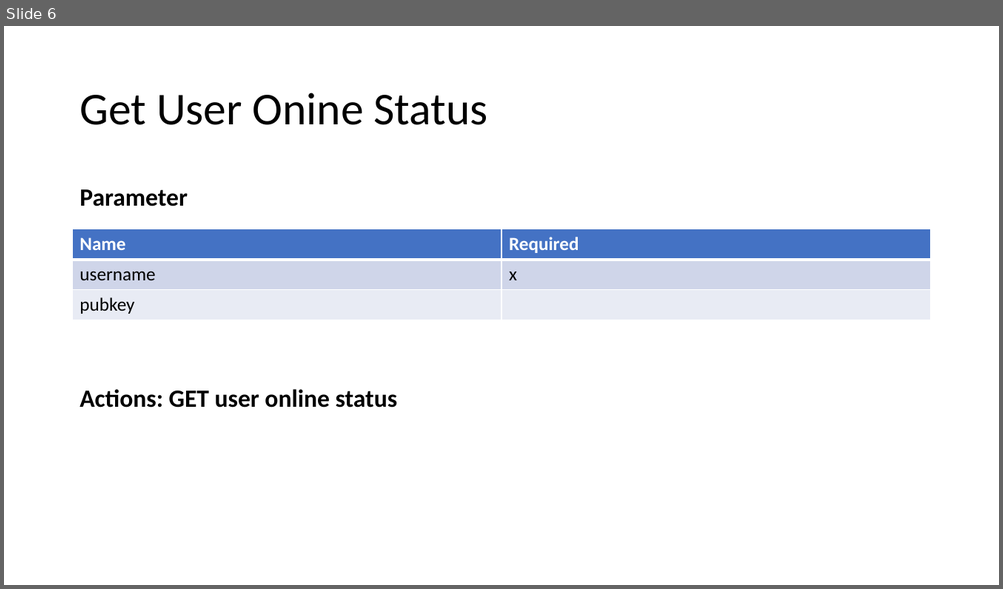
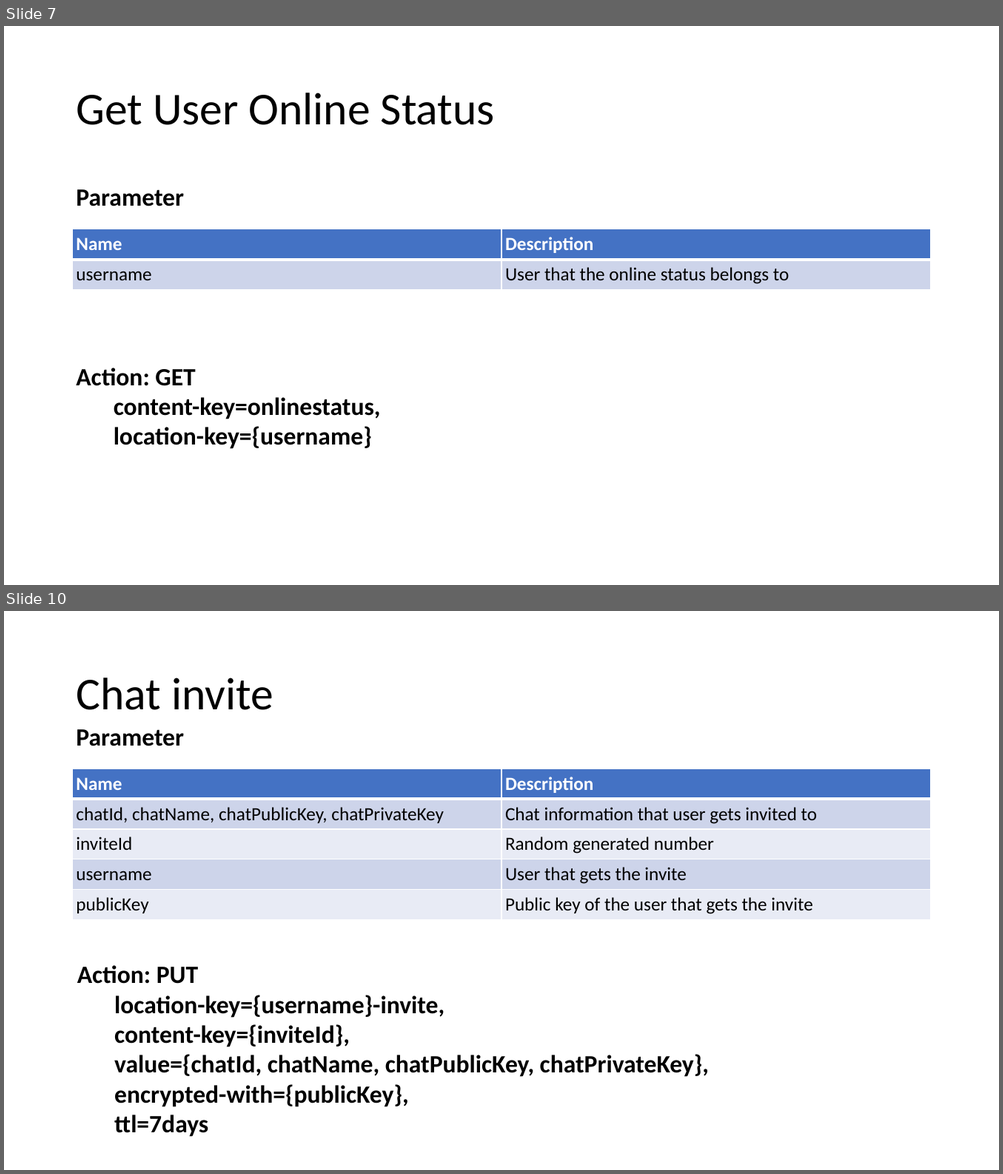
Before and after one commit to lexli8888/DSA-chat, a slide deck: presentation/Challenge Task HS 2018.pptx. Shown one above the other, each under a label of ours: slide 6 before the commit, slides 7 and 10 after it; the slides between them are not shown. The pictures are 1003x589 and 1003x1174 pixels, drawn with LibreOffice and Linux fonts; fonts in the diff are those of the drawing. Boxes give left, top, right and bottom in pixels: in the first picture for what was removed or moved away, otherwise in the second. Text is boxed around its words. In the diff, an @@ line names an element or a change of style, - is before the commit and + after.

```diff
--- a/presentation/Challenge Task HS 2018.pptx
+++ b/presentation/Challenge Task HS 2018.pptx
@@ slide 10 added at [4, 611, 999, 1170], background #FFFFFF @@
@@ title added at [76, 678, 273, 710], 44 pt, text #000000 @@
+Chat invite
@@ text added at [76, 729, 184, 746], 24 pt, text #000000, bold @@
+Parameter
@@ table added at [73, 769, 930, 1010], 5 rows, 2 columns @@
+Name | Description
+chatId, chatName, chatPublicKey, chatPrivateKey | Chat information that user gets invited to
+inviteId | Random generated number
+username | User that gets the invite
+publicKey | Public key of the user that gets the invite
@@ text added at [77, 965, 708, 1137], 24 pt, text #000000, bold @@
+Action: PUT
+  location-key={username}-invite,
+  content-key={inviteId},
+  value={chatId, chatName, chatPublicKey, chatPrivateKey},
+  encrypted-with={publicKey},
+  ttl=7days
@@ what was slide 6 is now slide 7 @@
@@ slide 7 changed as well @@
@@ title at [76, 93, 495, 125]: text changed @@
-Get User Onine Status
+Get User Online Status
@@ text "Parameter": place and size @@
-text "Parameter" at [79, 190, 188, 207]
+text "Parameter" at [76, 190, 184, 207]
@@ table at [73, 230, 930, 321] @@
-row 1: Name | Required
-row 2: username | x
-row 3: pubkey | 
+row 1: Name | Description
+row 2: username | User that the online status belongs to
@@ text added at [76, 368, 381, 449], 24 pt, text #000000, bold @@
+Action: GET
+  content-key=onlinestatus,
+  location-key={username}
@@ text removed at [79, 389, 398, 408] @@
-Actions: GET user online status
```
Also in this commit, not shown: 5 other slides changed, 7 other slides added, 7 slides removed.
